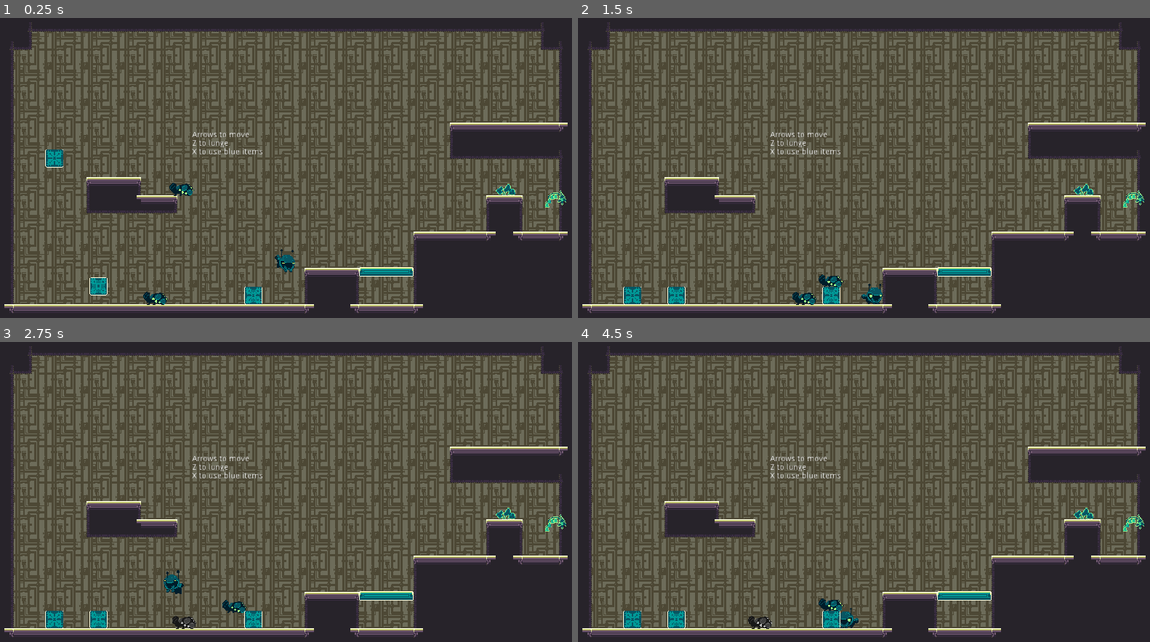
Above: before the commit, frames 1-4 (two rows, left to right).
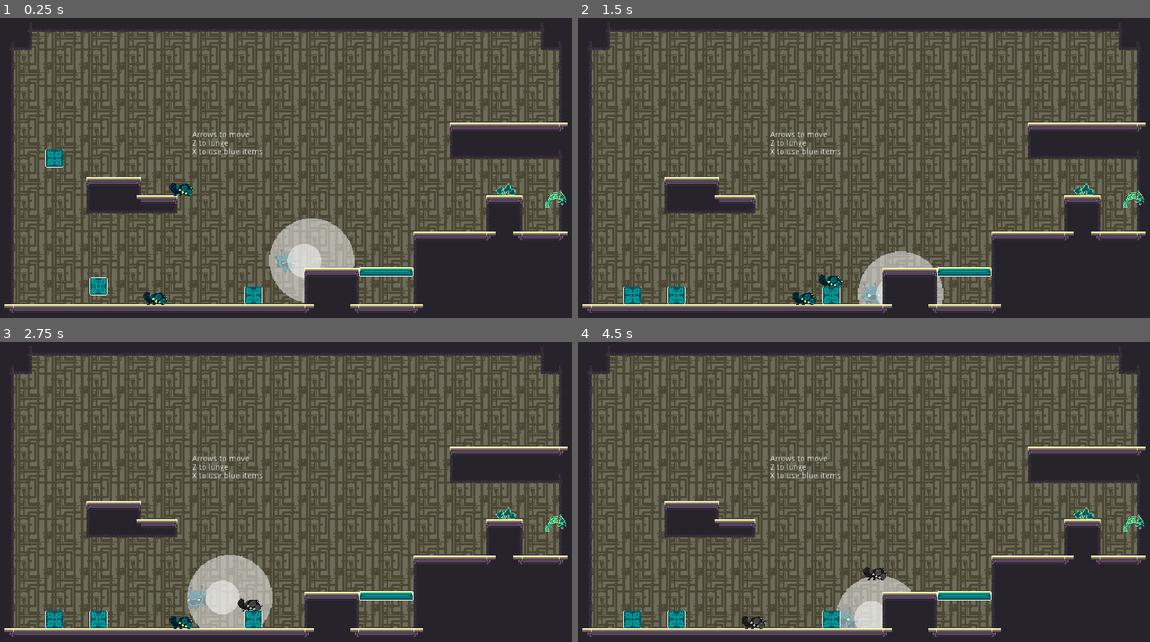
Above: after the commit, the same moments.

Repository: aveswoods/game-off-2021
Game: Godot game, scene res://creatures/test_scene.tscn
The game is run twice, just before and just after one commit, with the same random seed, the same clock (stepped at 60 frames per second) and the same inputs. Sound files missing from this copy of the repository are replaced by a short silence.
Inputs:
- Up to frame 1 (0.25 s): no input
- Up to frame 2 (1.5 s): hold Right (ui_right) from 0.53 s (still down); tap X (ui_select) at 0.6 s; tap Z (ui_accept) at 0.77, 0.8, 1.07, 1.35 s
- Up to frame 3 (2.75 s): tap Z (ui_accept) at 1.52, 1.82, 2.3 s; tap X (ui_select) at 1.55, 2.1 s; release Right (ui_right) at 2.03 s; hold Left (ui_left) from 2.03 s (still down)
- Up to frame 4 (4.5 s): release Left (ui_left) at 2.78 s; hold Right (ui_right) 2.78-4.28 s; tap X (ui_select) at 2.85, 4.35 s; tap Z (ui_accept) at 3.02, 3.32, 3.6, 3.77, 4.07 s; hold Left (ui_left) from 4.28 s (still down)

The runs differ from the first frame. In frame 1, 2.5% of the frame differs, in the area x 47-63%, y 66-95%; in frame 2, 1.0%; in frame 3, 3.1%, in the area x 28-48%, y 70-96%; in frame 4, 1.6%.

Commit message:
Fixed bug from last commit; Added visible action hitboxes for debugging; Bite action now animated; Added Charm action

Diff:
--- a/Scenes/Objects/BlueBox.gd
+++ b/Scenes/Objects/BlueBox.gd
@@ -8,8 +8,10 @@
 #charged.
 func charge():
 	#$AudioStreamPlayer.play()
-	$AnimationTree.set("parameters/action_state/current", 0)
-	$AnimationTree.set("parameters/energy_state/current", 1)
+	#$AnimationTree.set("parameters/action_state/current", 0)
+	#$AnimationTree.set("parameters/energy_state/current", 1)
+	$AnimationPlayer.play("charged")
+	$AreaDamage/CollisionPolygon2D.disabled = true
 	_charged = true
 	_activated = false
 
@@ -18,8 +20,10 @@
 
 
 func activate():
-	$AnimationTree.set("parameters/action_state/current", 1)
-	$AnimationTree.set("parameters/energy_state/current", 1)
+	#$AnimationTree.set("parameters/action_state/current", 1)
+	#$AnimationTree.set("parameters/energy_state/current", 1)
+	$AnimationPlayer.play("activated")
+	$AreaDamage/CollisionPolygon2D.disabled = false
 	_charged = false
 	_activated = true
 
@@ -28,13 +32,11 @@
 
 
 func idle():
-	$AnimationTree.set("parameters/energy_state/current", 0)
+	#$AnimationTree.set("parameters/energy_state/current", 0)
+	$AnimationPlayer.play("idle")
+	$AreaDamage/CollisionPolygon2D.disabled = true
 	_charged = false
 	_activated = false
-
-
-func _ready() -> void:
-	$AnimationTree.active = true
 
 
 func _on_AreaDamage_body_entered(body):
--- a/Scenes/Objects/BlueBox.tscn
+++ b/Scenes/Objects/BlueBox.tscn
@@ -10,7 +10,6 @@
 [sub_resource type="Animation" id=2]
 resource_name = "activated"
 length = 0.001
-loop = true
 step = 1.0
 tracks/0/type = "value"
 tracks/0/path = NodePath("blue box:frame")
@@ -131,7 +130,7 @@
 nodes/energy_state/node = SubResource( 9 )
 nodes/energy_state/position = Vector2( 840, -20 )
 nodes/output/position = Vector2( 1080, 80 )
-node_connections = [ "output", 0, "energy_state", "action_state", 0, "Animation 2", "action_state", 1, "Animation 3", "energy_state", 0, "Animation", "energy_state", 1, "action_state" ]
+node_connections = [ "output", 0, "energy_state", "energy_state", 0, "Animation", "energy_state", 1, "action_state", "action_state", 0, "Animation 2", "action_state", 1, "Animation 3" ]
 
 [node name="BlueBox" type="KinematicBody2D"]
 script = ExtResource( 2 )
@@ -150,7 +149,6 @@
 collision_mask = 3
 
 [node name="CollisionPolygon2D" type="CollisionPolygon2D" parent="AreaDamage"]
-visible = false
 polygon = PoolVector2Array( -34.8988, -0.337843, -15.9394, -5.23589, -16.0167, -16.2097, -6.04757, -15.9005, 0.0634232, …(217 unchanged characters)…
 disabled = true
 
@@ -162,7 +160,6 @@
 [node name="AnimationTree" type="AnimationTree" parent="."]
 tree_root = SubResource( 10 )
 anim_player = NodePath("../AnimationPlayer")
-active = true
 parameters/action_state/current = 0
 parameters/energy_state/current = 0
 
--- a/Scenes/Objects/BluePlatform.gd
+++ b/Scenes/Objects/BluePlatform.gd
@@ -6,8 +6,8 @@
 
 func charge():
 	#$AudioStreamPlayer.play()
-	$AnimationTree.set("parameters/active_state/current", 0)
-	$AnimationTree.set("parameters/energy_state/current", 1)
+	$AnimationPlayer.play("charged")
+	$CollisionShape2D.disabled = false
 	_charged = true
 	_activated = false
 
@@ -16,8 +16,8 @@
 
 
 func activate():
-	$AnimationTree.set("parameters/active_state/current", 1)
-	$AnimationTree.set("parameters/energy_state/current", 1)
+	$AnimationPlayer.play("active")
+	$CollisionShape2D.disabled = true
 	_charged = false
 	_activated = true
 
@@ -26,10 +26,7 @@
 
 
 func idle():
-	$AnimationTree.set("parameters/energy_state/current", 0)
+	$AnimationPlayer.play("idle")
+	$CollisionShape2D.disabled = false
 	_charged = false
 	_activated = false
-
-
-func _ready() -> void:
-	$AnimationTree.active = true
--- a/Scenes/Objects/BluePlatform.tscn
+++ b/Scenes/Objects/BluePlatform.tscn
@@ -5,7 +5,7 @@
 [ext_resource path="res://Audio/SFX/Shine.wav" type="AudioStream" id=3]
 
 [sub_resource type="RectangleShape2D" id=1]
-extents = Vector2( 47.2701, 6.75319 )
+extents = Vector2( 48, 7 )
 
 [sub_resource type="Animation" id=2]
 resource_name = "active"
@@ -156,7 +156,6 @@
 [node name="AnimationTree" type="AnimationTree" parent="."]
 tree_root = SubResource( 10 )
 anim_player = NodePath("../AnimationPlayer")
-active = true
 parameters/active_state/current = 0
 parameters/energy_state/current = 0
 
--- a/creatures/enemies/Enemy.gd
+++ b/creatures/enemies/Enemy.gd
@@ -13,6 +13,7 @@
 # Game variables
 var _stun_timer = Timer.new()
 var hp = 0
+var invincible = false
 enum death_source {
 	IMPACT, # 0
 	EXPLOSION, # 1
@@ -43,9 +44,14 @@
 
 
 func take_damage(amount : int, source = death_source.ERASE):
-	hp -= amount
-	if hp <= 0:
-		emit_signal("killed", source)
+	if not invincible:
+		hp -= amount
+		if hp <= 0:
+			emit_signal("killed", source)
+
+# Must be implemented to be able to be charmed!
+func set_target_group(group):
+	pass
 
 
 func _ready():
--- a/creatures/enemies/EnemyHitbox.gd
+++ b/creatures/enemies/EnemyHitbox.gd
@@ -5,8 +5,9 @@
 signal hitbox_entered
 
 # Constact damage constants
-const contact_damage = 1
-const contact_impulse = 500
+var contact_damage = 1
+var contact_impulse = 500
+var target_group = "player"
 
 
 func _ready():
@@ -14,7 +15,7 @@
 
 
 func _on_body_entered(body: Node):
-	if body.is_in_group("player") and not body.invincible:
+	if body.is_in_group(target_group) and not body.invincible:
 		var impulse = body.global_position - self.global_position
 		if impulse.x < 0:
 			impulse = contact_impulse * Vector2(-1, -1)
--- a/creatures/enemies/test/TestEnemy.gd
+++ b/creatures/enemies/test/TestEnemy.gd
@@ -10,6 +10,11 @@
 var walk_direction = 1
 var _stunned = false
 var _dead = false
+
+
+func set_target_group(group):
+	$EnemyHitbox.target_group = group
+
 
 func _ready():
 	randomize()
--- a/creatures/player/Player.gd
+++ b/creatures/player/Player.gd
@@ -36,7 +36,7 @@
 var _is_on_floor = false
 
 
-#func animate(name: String, flipped_h: bool = false, custom_blend : float = -1):
+#func animate(name: String, flipped_h: bool = false):
 #	if flipped_h:
 #		_sprite.scale.x = -1
 #	else:
--- a/creatures/player/Player.tscn
+++ b/creatures/player/Player.tscn
@@ -11,7 +11,8 @@
 extents = Vector2( 8, 9 )
 
 [sub_resource type="Animation" id=3]
-length = 0.4
+length = 0.3
+step = 0.05
 tracks/0/type = "value"
 tracks/0/path = NodePath("PlayerSprite/SpriteFace:frame")
 tracks/0/interp = 1
@@ -19,7 +20,7 @@
 tracks/0/imported = false
 tracks/0/enabled = true
 tracks/0/keys = {
-"times": PoolRealArray( 0, 0.1, 0.2, 0.3 ),
+"times": PoolRealArray( 0, 0.05, 0.15, 0.25 ),
 "transitions": PoolRealArray( 1, 1, 1, 1 ),
 "update": 1,
 "values": [ 10, 11, 12, 13 ]
@@ -208,7 +209,7 @@
 input_1/auto_advance = false
 
 [sub_resource type="AnimationNodeBlendTree" id=20]
-graph_offset = Vector2( -348.379, 50.525 )
+graph_offset = Vector2( 175.629, 59.7104 )
 nodes/Animation/node = SubResource( 14 )
 nodes/Animation/position = Vector2( -702, -221 )
 "nodes/Animation 2/node" = SubResource( 9 )
@@ -232,7 +233,7 @@
 nodes/movement/node = SubResource( 19 )
 nodes/movement/position = Vector2( -351, -169 )
 nodes/output/position = Vector2( 949, 26 )
-node_connections = [ "output", 0, "OneShot", "movement", 0, "Animation", "movement", 1, "Animation 2", "in_air", 0, "Animation 4", "in_air", 1, "Animation 3", "OneShot 2", 0, "movement", "OneShot 2", 1, "Animation 6", "OneShot", 0, "in_air_state", "OneShot", 1, "Animation 5", "in_air_state", 0, "OneShot 2", "in_air_state", 1, "in_air" ]
+node_connections = [ "output", 0, "OneShot", "OneShot", 0, "in_air_state", "OneShot", 1, "Animation 5", "movement", 0, "Animation", "movement", 1, "Animation 2", "in_air", 0, "Animation 4", "in_air", 1, "Animation 3", "in_air_state", 0, "OneShot 2", "in_air_state", 1, "in_air", "OneShot 2", 0, "movement", "OneShot 2", 1, "Animation 6" ]
 
 [node name="Player" type="KinematicBody2D" groups=[
 "player",
@@ -247,12 +248,12 @@
 [node name="SpriteBody" type="Sprite" parent="PlayerSprite"]
 texture = ExtResource( 6 )
 hframes = 18
-frame = 1
+frame = 3
 
 [node name="SpriteFace" type="Sprite" parent="PlayerSprite"]
 texture = ExtResource( 7 )
 hframes = 18
-frame = 1
+frame = 3
 
 [node name="CollisionShapeCircle" type="CollisionShape2D" parent="."]
 shape = SubResource( 1 )
@@ -296,7 +297,7 @@
 "parameters/OneShot 2/active" = false
 parameters/in_air/current = 1
 parameters/in_air_state/current = 0
-parameters/movement/current = 0
+parameters/movement/current = 1
 
 [connection signal="timeout" from="InvincibilityTimer" to="." method="_on_InvincibilityTimer_timeout"]
 [connection signal="timeout" from="StunTimer" to="." method="_on_StunTimer_timeout"]
--- a/creatures/player/abilities/bite_action.gd
+++ b/creatures/player/abilities/bite_action.gd
@@ -1,6 +1,7 @@
 extends Area2D
 
 onready var _timer = $Timer
+onready var _sprite = $Sprite
 
 var bite_damage = 1
 var bite_impact_impulse = 500
@@ -16,13 +17,13 @@
 
 func trigger():
 	if _can_bite:
-		var flipped = _player.is_facing_left()
-		if flipped:
+		if _player.is_facing_left():
 			scale.x = -1
-		_player.animate("bite", flipped)
-		_player.input_disabled = true
+		_sprite.visible = true
+		_player.animation_tree.set("parameters/OneShot/active", true)
 		monitoring = true
 		_timer.start()
+		_can_bite = false
 
 
 func _on_Area2D_body_entered(body):
@@ -37,8 +38,8 @@
 	if _is_dead_time:
 		_can_bite = true
 		_is_dead_time = false
+	else:
 		scale.x = 1
-		_player.input_disabled = false
-	else:
+		_sprite.visible = false
 		_is_dead_time = true
 		_timer.start()
--- a/creatures/player/abilities/bite_action.tscn
+++ b/creatures/player/abilities/bite_action.tscn
@@ -1,9 +1,11 @@
-[gd_scene load_steps=3 format=2]
+[gd_scene load_steps=5 format=2]
 
 [ext_resource path="res://creatures/player/abilities/bite_action.gd" type="Script" id=1]
+[ext_resource path="res://creatures/player/abilities/bite-swing.png" type="Texture" id=2]
+[ext_resource path="res://white_circle.png" type="Texture" id=3]
 
-[sub_resource type="RectangleShape2D" id=1]
-extents = Vector2( 36, 36 )
+[sub_resource type="CircleShape2D" id=1]
+radius = 30.0
 
 [node name="Area2D" type="Area2D"]
 monitoring = false
@@ -16,6 +18,16 @@
 position = Vector2( 37, 0 )
 shape = SubResource( 1 )
 
+[node name="Sprite" type="Sprite" parent="CollisionShape2D"]
+modulate = Color( 1, 1, 1, 0.498039 )
+scale = Vector2( 0.6, 0.6 )
+texture = ExtResource( 3 )
+
+[node name="Sprite" type="Sprite" parent="."]
+visible = false
+position = Vector2( 51.317, -0.374573 )
+texture = ExtResource( 2 )
+
 [node name="Timer" type="Timer" parent="."]
 wait_time = 0.2
 one_shot = true
--- /dev/null
+++ b/creatures/player/abilities/charm_action.gd
@@ -0,0 +1,49 @@
+extends Area2D
+
+onready var _timer = $Timer
+
+var charm_time = 4
+var recharge_time = 4
+var _player = null
+var _can_charm = true
+var _is_recharging = false
+var _charmed_bodies = []
+
+
+func equip(player):
+	_player = player
+	_player.add_child(self)
+
+
+func trigger():
+	if _can_charm:
+		if _player.is_facing_left():
+			scale.x = -1
+		for body in get_overlapping_bodies():
+			if body.is_in_group("enemy") and body.has_method("set_target_group"):
+				body.set_target_group("enemy")
+				_charmed_bodies.append(body)
+		if _charmed_bodies.size() == 0:
+			_is_recharging = true
+			_timer.wait_time = recharge_time
+		else:
+			_timer.wait_time = charm_time
+			print("Charmed enemy(s)")
+		_can_charm = false
+		_timer.start()
+
+
+func _on_Timer_timeout():
+	if _is_recharging:
+		scale.x = 1
+		_is_recharging = false
+		_can_charm = true
+	else:
+		for body in _charmed_bodies:
+			# In case body was removed (killed) before being uncharmed
+			if body != null:
+				body.set_target_group("player")
+		_charmed_bodies = []
+		_is_recharging = true
+		_timer.wait_time = recharge_time
+		_timer.start()
--- /dev/null
+++ b/creatures/player/abilities/charm_action.tscn
@@ -0,0 +1,25 @@
+[gd_scene load_steps=4 format=2]
+
+[ext_resource path="res://white_circle.png" type="Texture" id=1]
+[ext_resource path="res://creatures/player/abilities/charm_action.gd" type="Script" id=2]
+
+[sub_resource type="CircleShape2D" id=1]
+radius = 75.0
+
+[node name="Area2D" type="Area2D"]
+monitorable = false
+script = ExtResource( 2 )
+
+[node name="CollisionShape2D" type="CollisionShape2D" parent="."]
+position = Vector2( 50, 0 )
+shape = SubResource( 1 )
+
+[node name="HitboxSprite" type="Sprite" parent="CollisionShape2D"]
+modulate = Color( 1, 1, 1, 0.498039 )
+scale = Vector2( 1.5, 1.5 )
+texture = ExtResource( 1 )
+
+[node name="Timer" type="Timer" parent="."]
+one_shot = true
+
+[connection signal="timeout" from="Timer" to="." method="_on_Timer_timeout"]
--- a/creatures/test_scene.gd
+++ b/creatures/test_scene.gd
@@ -3,19 +3,22 @@
 var lunge_action = load("res://creatures/player/abilities/lunge_action.tscn").instance()
 var bite_action = load("res://creatures/player/abilities/bite_action.tscn").instance()
 var blue_action = load("res://creatures/player/abilities/blue_action.tscn").instance()
+var charm_action = load("res://creatures/player/abilities/charm_action.tscn").instance()
 var stun_passive = load("res://creatures/player/abilities/stomp_passive.tscn").instance()
 var doublejump_passive = load("res://creatures/player/abilities/doublejump_passive.gd").new()
 var walljump_passive = load("res://creatures/player/abilities/walljump_passive.tscn").instance()
 var glide_passive = load("res://creatures/player/abilities/glide_passive.gd").new()
 
 func _ready():
-	lunge_action.equip($Player)
-	#bite_action.equip($Player)
-	blue_action.equip($Player)
+	#lunge_action.equip($Player)
+	bite_action.equip($Player)
+	#blue_action.equip($Player)
+	charm_action.equip($Player)
 	stun_passive.equip($Player)
 	doublejump_passive.equip($Player)
 	#walljump_passive.equip($Player)
 	glide_passive.equip($Player)
-	$Player.action1_script = lunge_action
-	#$Player.action2_script = bite_action
-	$Player.action2_script = blue_action
+	#$Player.action1_script = lunge_action
+	$Player.action1_script = bite_action
+	#$Player.action2_script = blue_action
+	$Player.action2_script = charm_action
Binary file added: creatures/player/abilities/bite-swing.png
Not shown, added: creatures/player/abilities/bite-swing.png.import
Binary file added: white_circle.png
Not shown, added: white_circle.png.import
